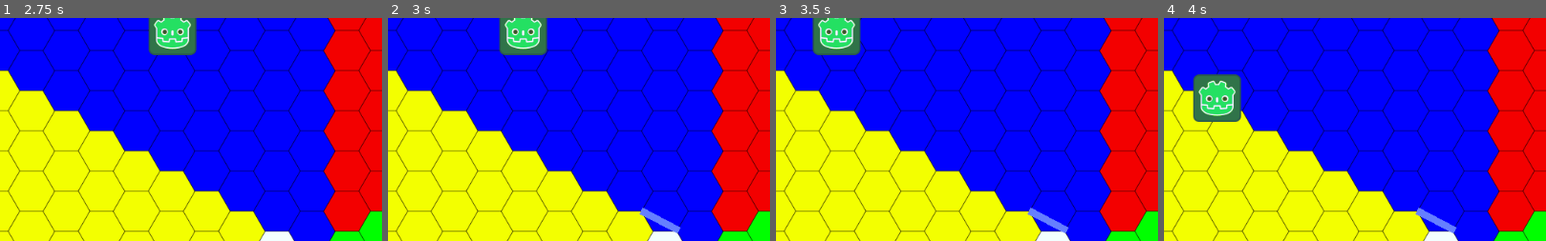
Above: before the commit, frames 1-4 (left to right).
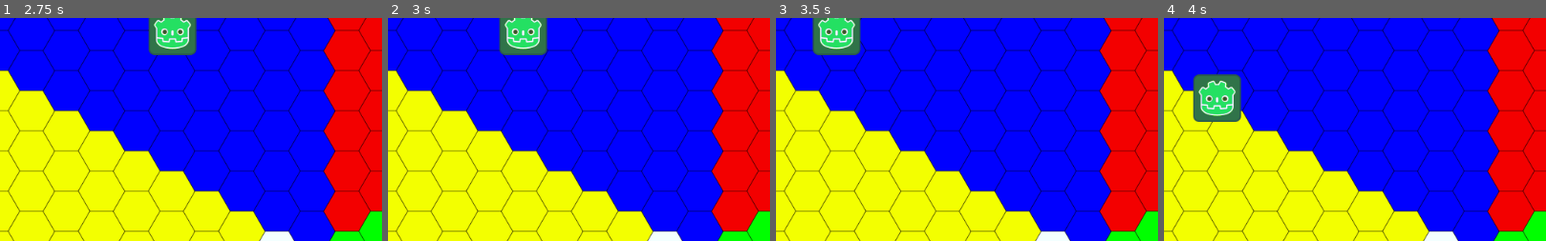
Above: after the commit, the same moments.

Repository: bziemons/zombie-prototype
Game: Godot game, scene res://WorldMap.tscn
Two runs of this game, one before a commit and one after it. Both use one fixed random seed, a clock stepped at 60 frames per second and the inputs below.
Inputs (mouse positions are % of the whole screen's width and height, from its top left):
- Up to frame 1 (2.75 s): tap Enter at 0.5 s; move the mouse to (45, 70) at 0.52 s; hold Up (ui_up) 0.53-2.03 s; click (45, 70) at 0.67 s; move the mouse to (80, 65) at 1.27 s; click (80, 65) at 1.42 s; move the mouse to (20, 35) at 2.02 s; hold Left (ui_left) from 2.03 s (still down); click (20, 35) at 2.17 s
- Up to frame 2 (3 s): keep holding Left (ui_left); move the mouse to (55, 50) at 2.77 s; click (55, 50) at 2.92 s
- Up to frame 3 (3.5 s): keep holding Left (ui_left)
- Up to frame 4 (4 s): move the mouse to (35, 25) at 3.52 s; release Left (ui_left) at 3.53 s; hold Down (ui_down) from 3.53 s (still down); click (35, 25) at 3.67 s
The pictures show only the part of the screen within x 17-67%, y 2-52%; the shares and areas given below are measured in that part.

Frame 1 is identical in both runs. In frame 2, 0.4% of the frame differs, in the area x 65-77%, y 85-97%; in frame 3, 0.4%; in frame 4, 0.4%.

Commit message:
Refactor path points to appear in tile center

Diff:
--- a/WorldMap.gd
+++ b/WorldMap.gd
@@ -8,6 +8,8 @@
 var terrainInfoPanel = PopupPanel.new()
 var terrainInfoLabel = Label.new()
 
+var width = 64
+var heigth = sqrt(3) * (64 / 2)
 #Walking speed is calculated by
 #(normalSpeed * ((tiredness / 100) + (illness / 100) + 1) * ((density / 10) + 1
 #Event is calculated by
@@ -23,7 +25,7 @@
 
 var neighbours_even = [
 	Vector2(1, -1), Vector2(1, 0), Vector2(0, 1),
-	Vector2(-1, 0), Vector2(-1, 1), Vector2(0, -1),
+	Vector2(-1, 0), Vector2(-1, -1), Vector2(0, -1),
 ]
 
 var neighbours_odd = [
@@ -36,9 +38,9 @@
 		if event.button_index == BUTTON_LEFT:
 			if event.pressed:
 				print(world_to_map(event.position + camera.position - get_viewport().size / 2))
-				add_point_to_path(event.position + camera.position - get_viewport().size / 2);
 			if event.doubleclick:
 				var map_position = world_to_map(event.position + camera.position - get_viewport().size / 2)
+				add_point_to_path(get_tile_center(event.position + camera.position - get_viewport().size / 2));
 				#if get_cellv(map_position) != INVALID_CELL:
 					#get_node("../Player").position = map_to_world(map_position)
 		if event.button_index == BUTTON_RIGHT:
@@ -98,7 +100,7 @@
 
 func check_neighbours(new_point, previous_point):
 	for i in range(6):
-		if world_to_map(new_point).x as int % 2 == 1:
+		if abs(world_to_map(new_point).x) as int % 2 == 1:
 			if world_to_map(new_point) + neighbours_odd[i] == world_to_map(previous_point):
 				return true
 		else:
@@ -106,9 +108,12 @@
 				return true
 	return false
 
+func get_tile_center(position):
+	return map_to_world(world_to_map(position)) + Vector2(width / 2, heigth / 2)
+
 func set_player_point():
-	curve2d.add_point(get_node("../Player").position)
-	line2d.add_point(get_node("../Player").position)
+	curve2d.add_point(get_tile_center(get_node("../Player").position + Vector2(32, 32)))
+	line2d.add_point(get_tile_center(get_node("../Player").position + Vector2(32, 32)))
 
 func add_point_to_path(position):
 	if curve2d.get_point_count() <= 0:
